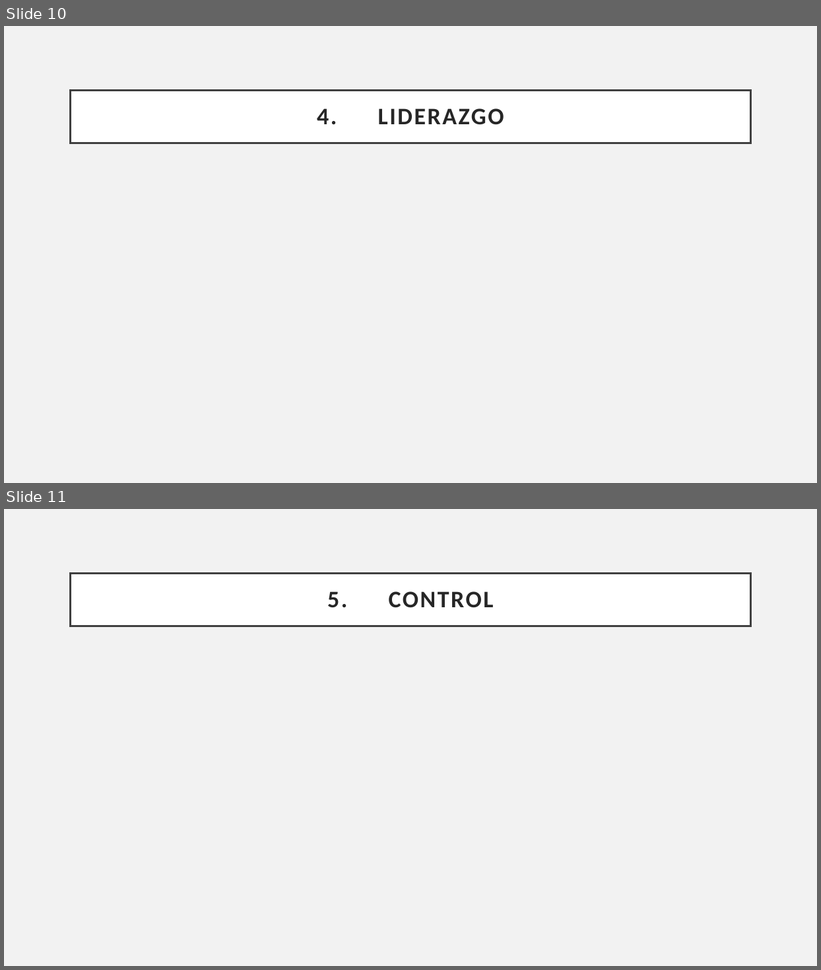
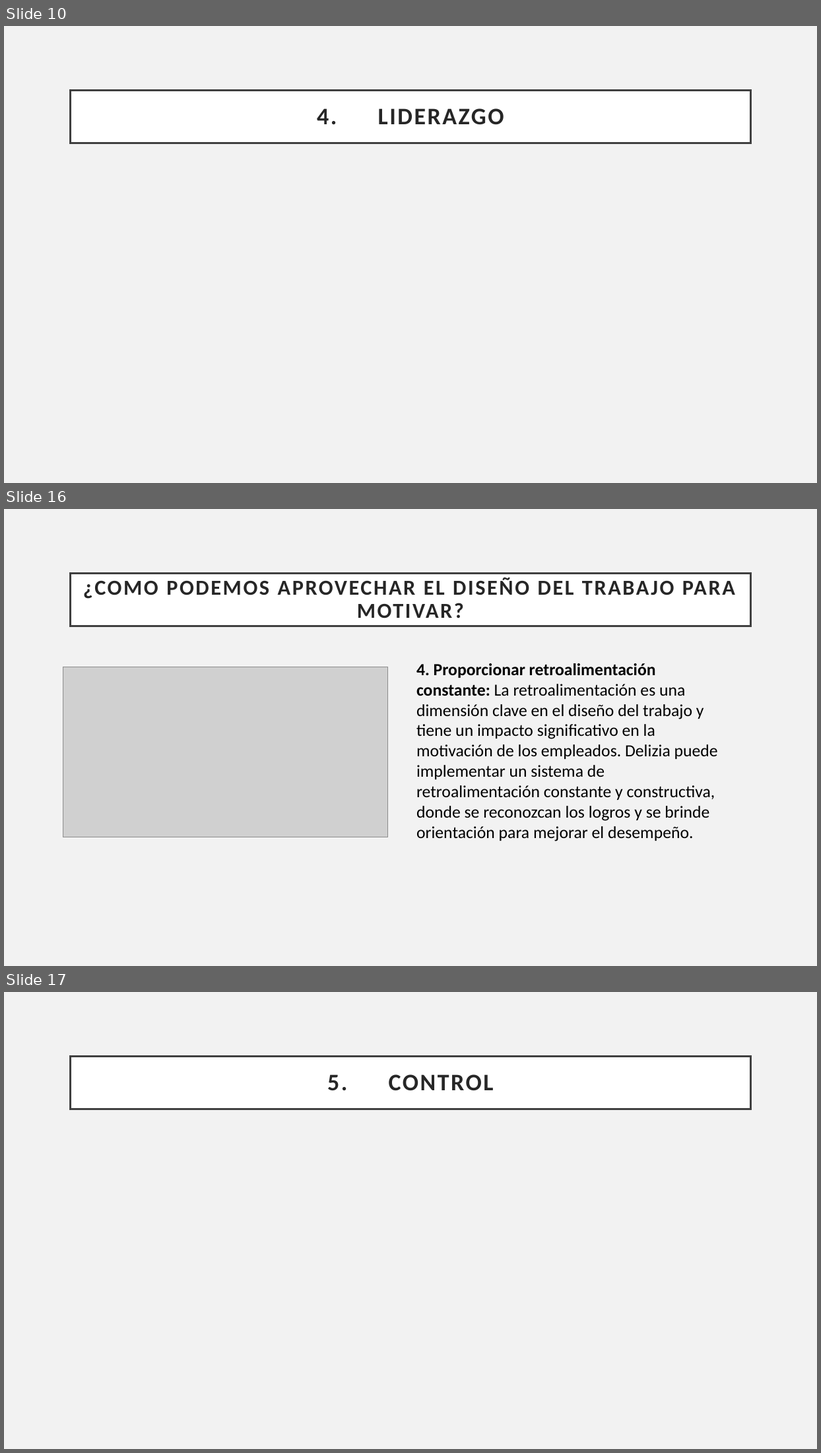
Before and after one commit to Sstrmn1/presentacionAdministracion, a slide deck: Presentacion - Exposicion.pptx. Shown one above the other, each under a label of ours: slides 10 and 11 before the commit, slides 10, 16 and 17 after it; the slides between them are not shown. The pictures are 821x970 and 821x1453 pixels, drawn with LibreOffice and Linux fonts; fonts in the diff are those of the drawing; grey boxes stand for pictures. Boxes give left, top, right and bottom in pixels: in the first picture for what was removed or moved away, otherwise in the second. Text is boxed around its words. In the diff, an @@ line names an element or a change of style, - is before the commit and + after.

```diff
--- a/Presentacion - Exposicion.pptx
+++ b/Presentacion - Exposicion.pptx
@@ slide 16 added at [4, 509, 817, 966], background #F2F2F2 @@
@@ title added at [71, 573, 751, 626], fill #FFFFFF, outline #404040 2.5 pt, 25.2 pt, text #262626, bold @@
+¿COMO PODEMOS APROVECHAR EL DISEÑO DEL TRABAJO PARA MOTIVAR?
@@ picture added at [63, 667, 387, 837] @@
@@ text added at [416, 663, 718, 842], 20 pt, text #000000 @@
+4. Proporcionar retroalimentación constante: La retroalimentación es una dimensión clave en el diseño del trabajo y tiene un impacto significativo en la motivación de los empleados. Delizia puede implementar un sistema de retroalimentación constante y constructiva, donde se reconozcan los logros y se brinde orientación para mejorar el desempeño.
@@ what was slide 11 is now slide 17 @@
```
Also in this commit, not shown: 5 other slides added.
